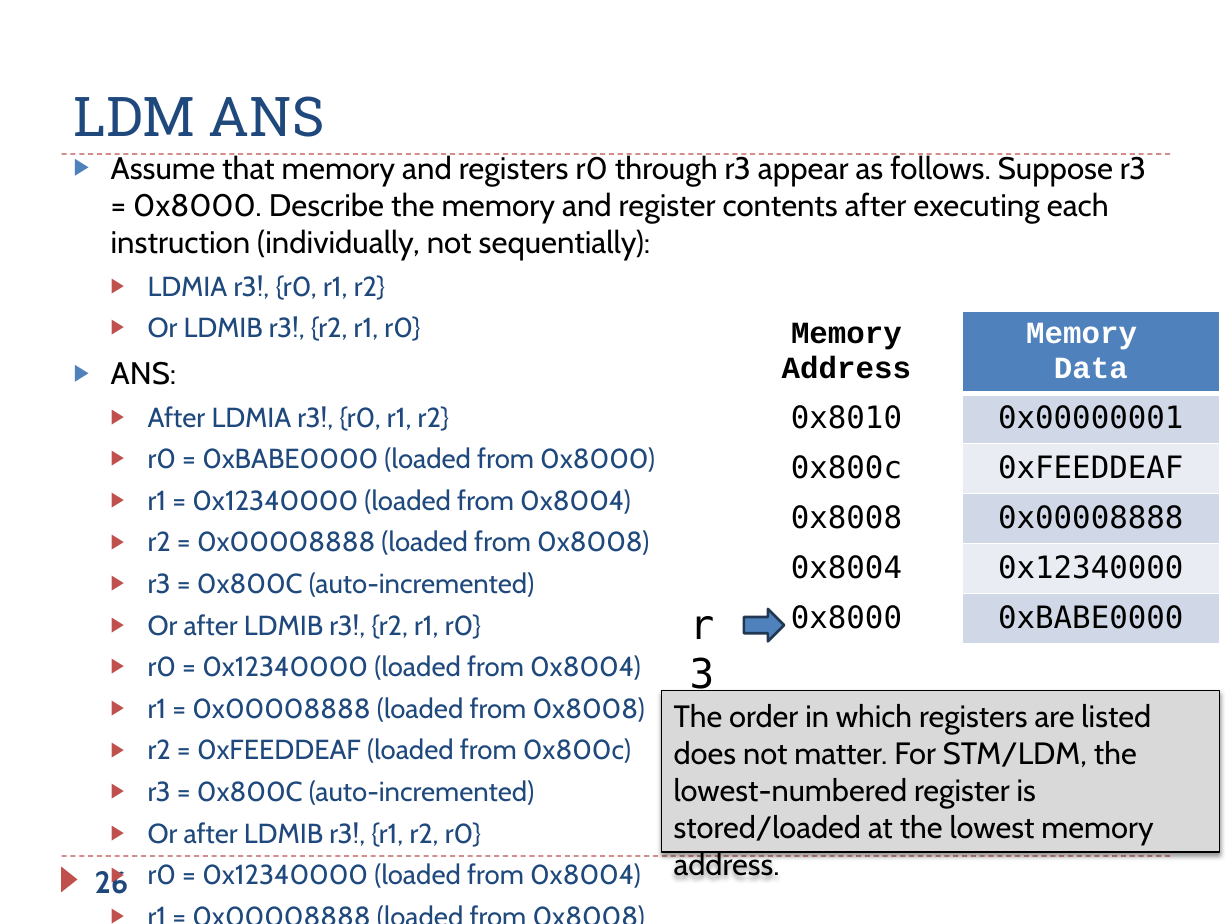
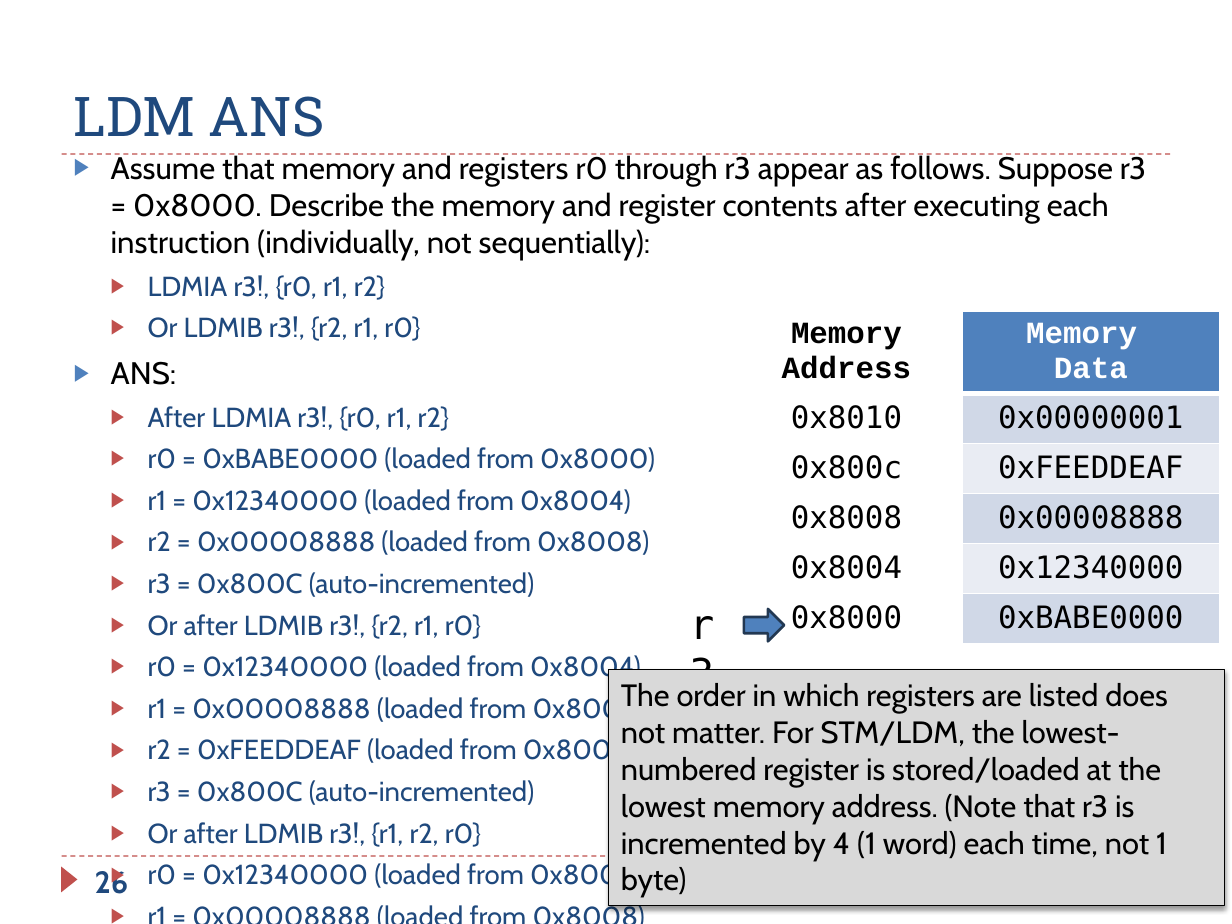
Before and after one commit to guhofstra/CSC111Fa25, a slide deck: slide 26 of PPTs/Ch5_ARM_Load_Store_Exercises_ANS.pptx. Drawn at 1232x924 pixels with LibreOffice and Linux fonts; fonts in the diff are those of the drawing. Boxes give left, top, right and bottom in pixels: in the first picture for what was removed or moved away, otherwise in the second. Text is boxed around its words. In the diff, an @@ line names an element or a change of style, - is before the commit and + after.

```diff
--- a/PPTs/Ch5_ARM_Load_Store_Exercises_ANS.pptx
+++ b/PPTs/Ch5_ARM_Load_Store_Exercises_ANS.pptx
@@ rectangle "The order in which registers ...": place and size @@
-rectangle "The order in which registers ..." at [662, 690, 1220, 851]
+rectangle "The order in which registers ..." at [609, 669, 1225, 906]
@@ text in rectangle at [621, 683, 1168, 897]: text changed @@
-The order in which registers are listed does not matter. For STM/LDM, the lowest-numbered register is stored/loaded at the lowest memory address.
+The order in which registers are listed does not matter. For STM/LDM, the lowest-numbered register is stored/loaded at the lowest memory address. (Note that r3 is incremented by 4 (1 word) each time, not 1 byte)
```
Also in this commit, not shown: 7 other slides changed, 1 slide added, 1 slide removed, 3 other files.
